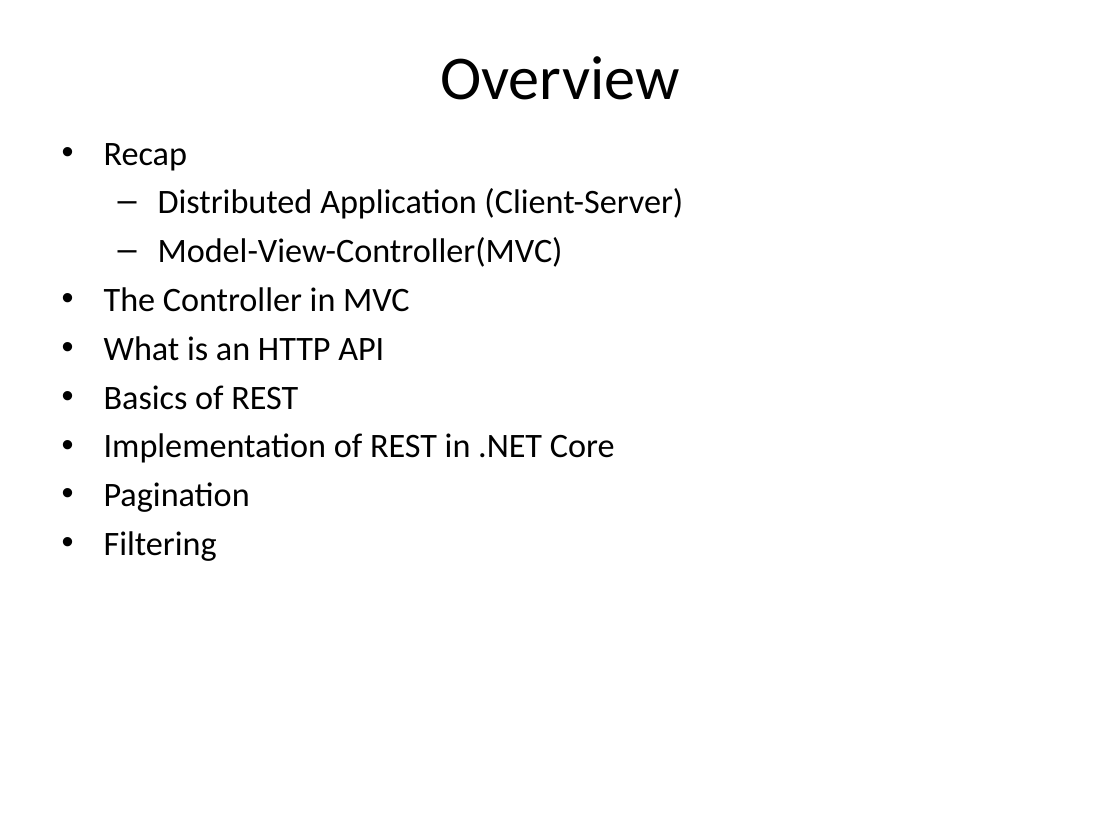
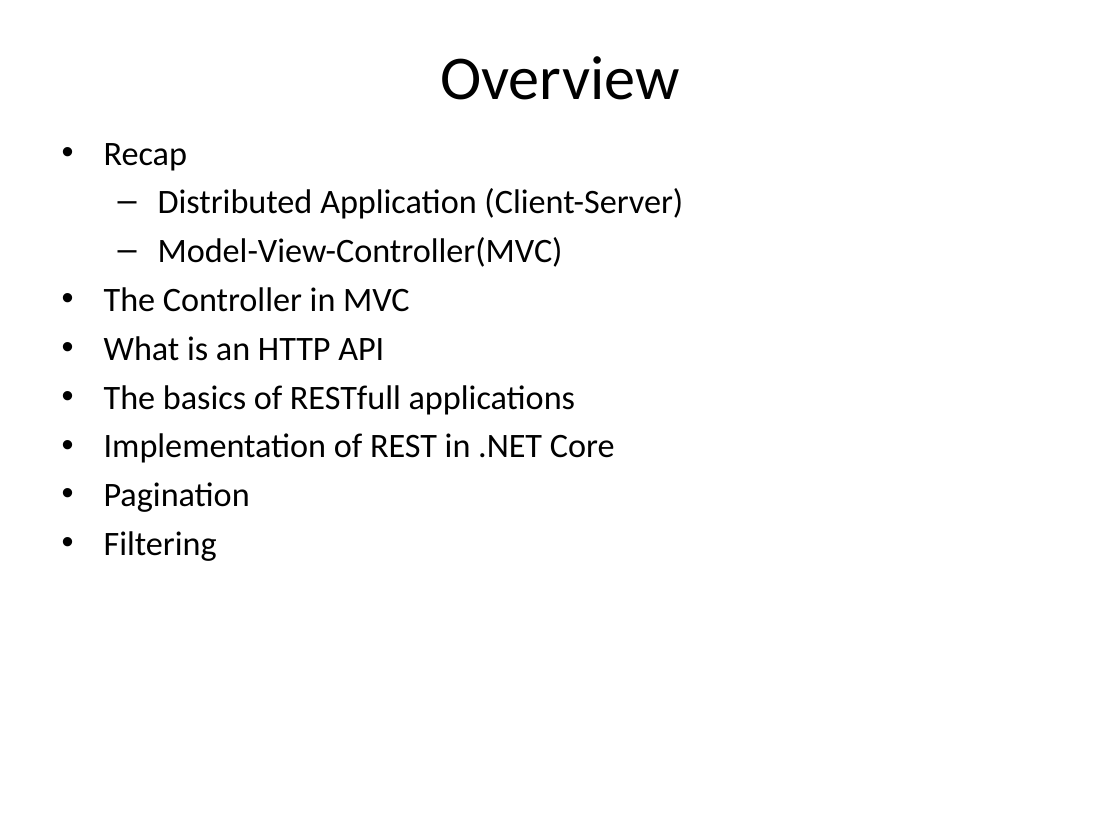
Before and after one commit to hogeschool/Development--Web, a slide deck: slide 2 of Lesson3/lesson3.pptx. Drawn at 1120x840 pixels with LibreOffice and Linux fonts; fonts in the diff are those of the drawing. Boxes give left, top, right and bottom in pixels: in the first picture for what was removed or moved away, otherwise in the second. Text is boxed around its words. In the diff, an @@ line names an element or a change of style, - is before the commit and + after.

```diff
--- a/Lesson3/lesson3.pptx
+++ b/Lesson3/lesson3.pptx
@@ text at [104,385,575,415]: text changed @@
-• Basics of REST
+• The basics of RESTfull applications
```
Also in this commit, not shown: 5 other slides changed, 5 slides added, 1 other file.
